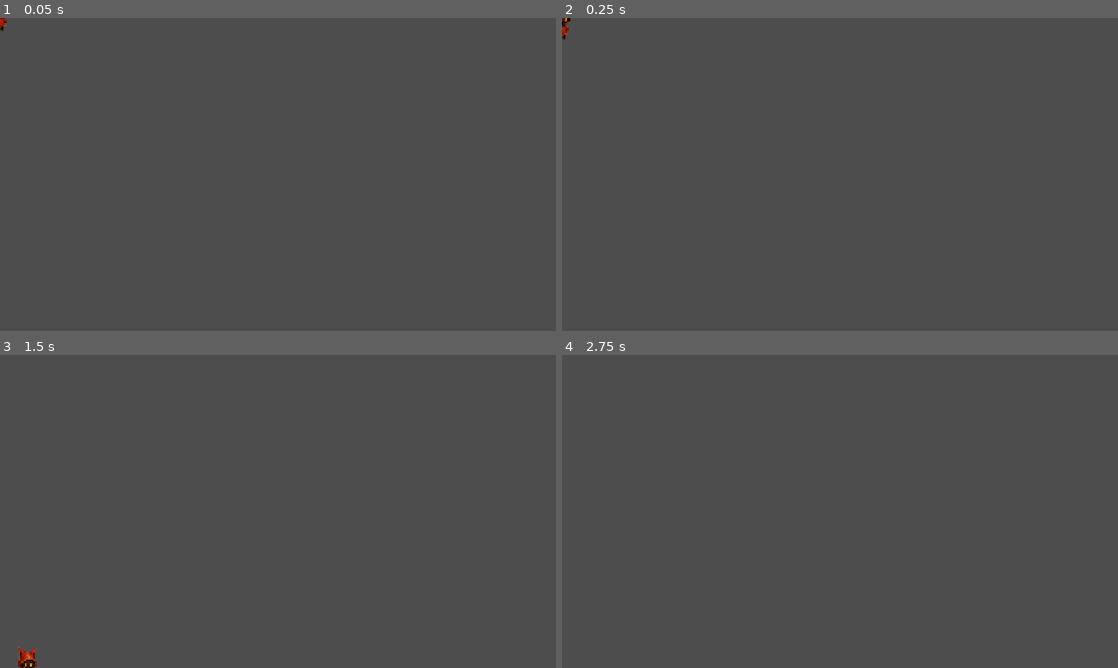
Above: before the commit, frames 1-4 (two rows, left to right).
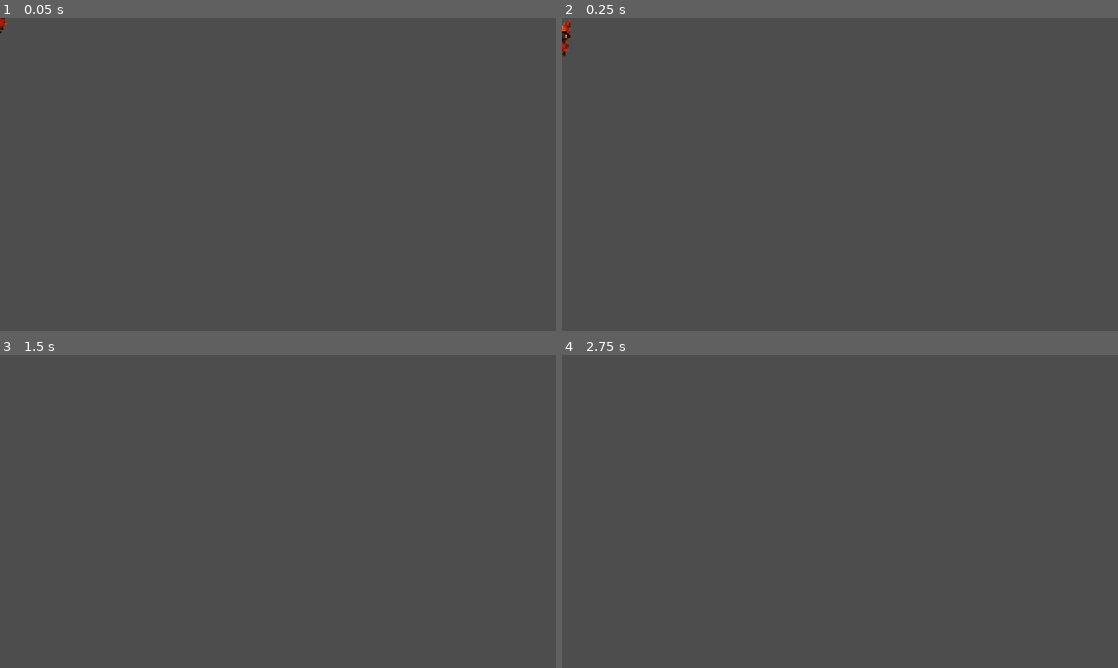
Above: after the commit, the same moments.

Repository: goodbless/first-game-in-godot
Game: Godot game, scene res://scenes/multiplayer_player.tscn
Same seed, same stepped clock (60 frames per second), same inputs: the game is played once before the commit and once after it. This scene is started directly instead of the project's main scene.
Inputs (mouse positions are in pixels of both pictures, inside the frame that each line leads up to):
- Up to frame 1 (0.05 s): no input
- Up to frame 2 (0.25 s): no input
- Up to frame 3 (1.5 s): tap Enter at 0.5 s; move the mouse to (400, 495) at 0.52 s; hold Right (move_right) 0.53-1.25 s; tap Space (jump) at 0.6, 0.77, 1.07 s; click (400, 495) at 0.67 s; drag from (166, 527) to (250, 574) at 1.27 s
- Up to frame 4 (2.75 s): tap Space (jump) at 2, 2.1 s; move the mouse to (895, 442) at 2.02 s; hold Right (move_right) from 2.03 s (still down)

The runs differ from the first frame. In frame 1, less than 0.1% of the frame differs, in the area x 0-2%, y 0-5%; in frame 2, 0.1%; in frame 3, 0.2%, in the area x 3-7%, y 93-100%; in frame 4, nothing differs.

Commit message:
feat: 优化跳跃手感，消除滞空漂浮感

Diff:
--- a/First Game/scripts/multiplayer/multiplayer_controller.gd
+++ b/First Game/scripts/multiplayer/multiplayer_controller.gd
@@ -1,17 +1,20 @@
 extends CharacterBody2D
 
-
-const SPEED = 130.0
-const JUMP_VELOCITY = -300.0
-
 # Get the gravity from the project settings to be synced with RigidBody nodes.
-var gravity = ProjectSettings.get_setting("physics/2d/default_gravity")
+var gravity: float = ProjectSettings.get_setting("physics/2d/default_gravity")
 
 var direction := 1
 var do_jump := false
+var jump_cut_pending := false
 var _is_on_floor := true
 var alive := true
 
+@export var max_speed := 130.0
+@export var jump_velocity := -300.0
+@export var rise_gravity_scale := 2.2
+@export var fall_gravity_scale := 3.0
+@export var jump_cut_scale := 0.4
+@export var max_fall_speed := 1500.0
 @export var player_id := 1:
 	set(id):
 		player_id = id
@@ -24,7 +27,7 @@
 	_apply_era_skin()
 	_apply_era_collision()
 	if multiplayer.get_unique_id() == player_id:
-		$Camera2D.make_current()
+		#$Camera2D.make_current()
 		var loading := get_tree().get_first_node_in_group("loading_screen")
 		if loading != null:
 			loading.hide()
@@ -73,22 +76,30 @@
 		animated_sprite.play("jump")
 
 func _apply_movement_from_input(delta):
-	# Add the gravity.
+	# Asymmetric gravity: heavier fall than rise kills the floaty feel;
+	# rise uses extra gravity too so jumps snap up instead of drifting.
 	if not is_on_floor():
-		velocity.y += gravity * delta
+		var g := gravity * (rise_gravity_scale if velocity.y < 0.0 else fall_gravity_scale)
+		velocity.y = minf(velocity.y + g * delta, max_fall_speed)
 
 	# Handle jump.
 	if do_jump and is_on_floor():
-		velocity.y = JUMP_VELOCITY
+		velocity.y = jump_velocity
 		do_jump = false
+
+	# Variable jump height: releasing the key early cuts the rise short.
+	if jump_cut_pending:
+		jump_cut_pending = false
+		if velocity.y < 0.0:
+			velocity.y *= jump_cut_scale
 
 	direction = %InputSynchronizer.input_direction
 
 	# Apply movement
 	if direction:
-		velocity.x = direction * SPEED
+		velocity.x = direction * max_speed
 	else:
-		velocity.x = move_toward(velocity.x, 0, SPEED)
+		velocity.x = move_toward(velocity.x, 0, max_speed)
 
 	move_and_slide()
 
--- a/First Game/scripts/multiplayer/multiplayer_input.gd
+++ b/First Game/scripts/multiplayer/multiplayer_input.gd
@@ -18,8 +18,15 @@
 func _process(delta: float) -> void:
     if Input.is_action_just_pressed("jump"):
         jump.rpc()
+    if Input.is_action_just_released("jump"):
+        jump_cut.rpc()
 
 @rpc("call_local")
 func jump():
     if multiplayer.is_server():
         player.do_jump = true
+
+@rpc("call_local")
+func jump_cut():
+    if multiplayer.is_server():
+        player.jump_cut_pending = true
